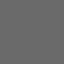
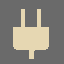
Before/after of a (64, 64) layered artwork. What changed in the layer stack:
added layer "Ebene 17" in group "Modules" over [13, 9, 49, 59]
